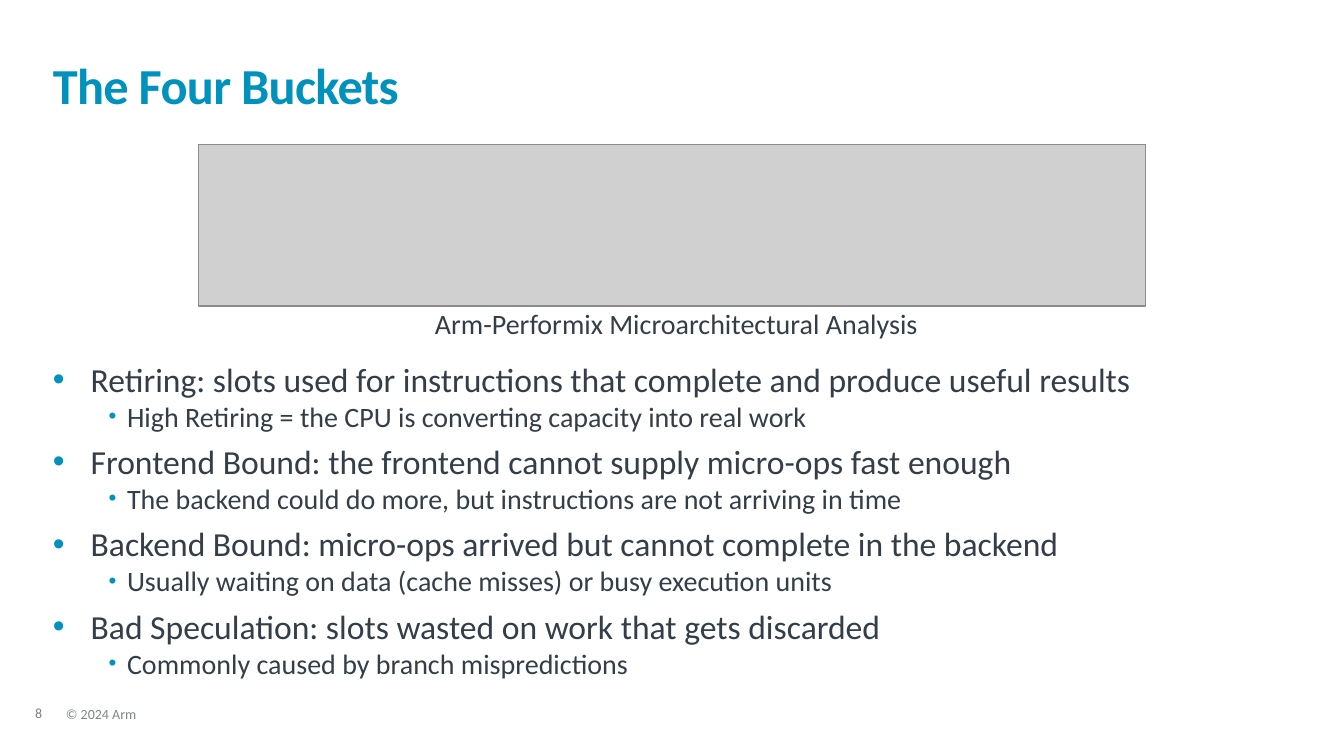
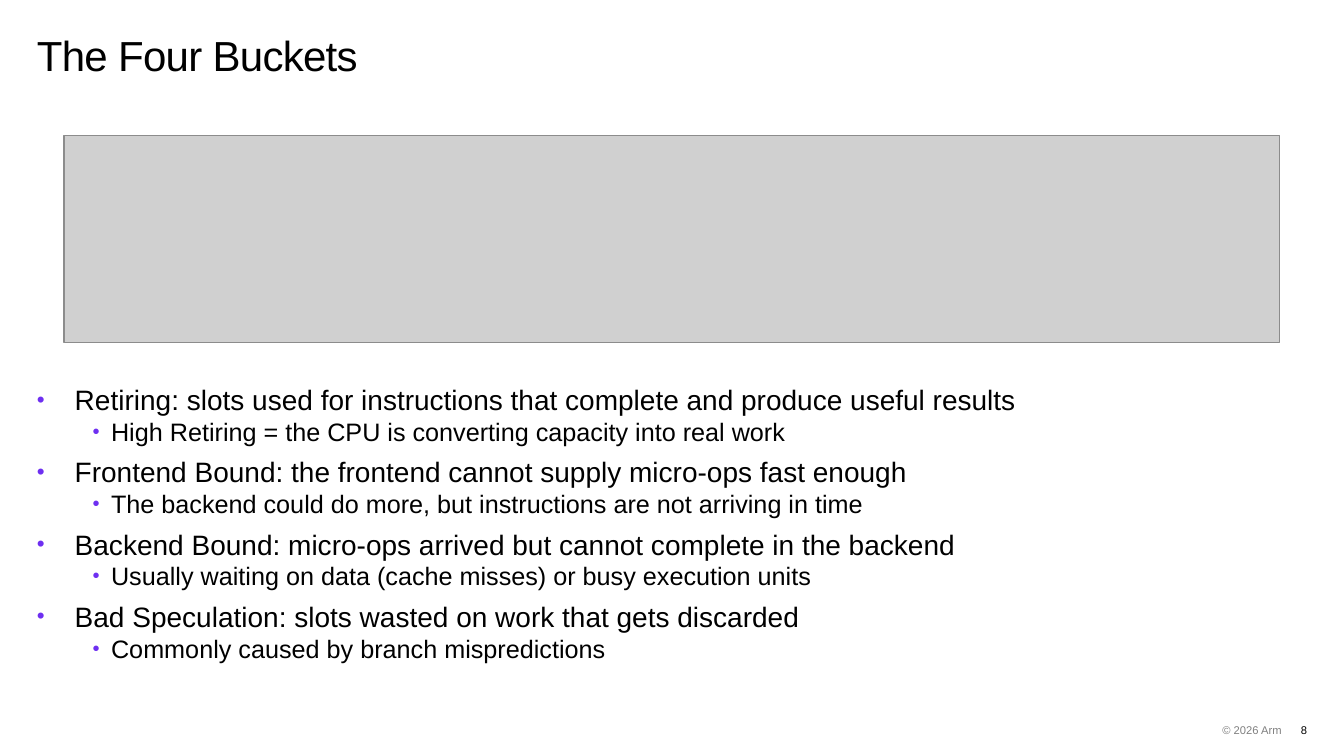
Before and after one commit to OliverGrainge/Arm-Total-Performance, a slide deck: slide 8 of slides.pptx. Drawn at 1344x756 pixels with LibreOffice and Linux fonts; fonts in the diff are those of the drawing; grey boxes stand for pictures; background and template pictures are left out. Boxes give left, top, right and bottom in pixels: in the first picture for what was removed or moved away, otherwise in the second. Text is boxed around its words. In the diff, an @@ line names an element or a change of style, - is before the commit and + after.

Commit message:
Updating slides with new 2026 format

```diff
--- a/slides.pptx
+++ b/slides.pptx
@@ title "The Four Buckets": place and size @@
-title "The Four Buckets" at <box>53,68,398,105</box>
+title "The Four Buckets" at <box>37,40,358,72</box>
@@ title "The Four Buckets" at <box>37,40,358,72</box>: size 36 to 30 pt, font Calibri to Arial, text colour #0091BD to #000000, bold off; vertical alignment middle to top @@
@@ picture: place and size @@
-picture at <box>199,145,1146,307</box>
+picture at <box>65,135,1280,342</box>
@@ text removed at <box>435,314,918,339</box> @@
-  Arm-Performix Microarchitectural Analysis
@@ text "Retiring: slots used for instructions ...": place and size @@
-text "Retiring: slots used for instructions ..." at <box>91,368,1130,679</box>
+text "Retiring: slots used for instructions ..." at <box>75,389,1016,663</box>
@@ text "Retiring: slots used for instructions ..." at <box>75,389,1016,663</box>: size 24 to 20 pt in "Retiring: slots used for instructions that complete ...", "Frontend Bound: the frontend cannot supply micro-ops ...", "Backend Bound: micro-ops arrived but cannot complete ...", "Bad Speculation: slots wasted on work that ..."; font Calibri to Arial, text colour #333E48 to #000000; size 20 to 18 pt in "High Retiring = the CPU is converting ...", "The backend could do more, but instructions ...", "Usually waiting on data (cache misses) or ...", "Commonly caused by branch mispredictions"; bullet colour #0091BD to #6E2FF1 @@
@@ text removed at <box>81,710,136,719</box> @@
-© 2024 Arm
@@ text added at <box>1234,726,1282,734</box>, 8 pt, text #000000 at 50% opacity @@
+© 2026 Arm
@@ page number: place and size @@
-page number at <box>35,708,42,718</box>
+page number at <box>1301,726,1307,734</box>
@@ page number at <box>1301,726,1307,734</box>: size 10 to 8 pt, font Calibri to Arial, text colour #7F7F7F to #000000; alignment left to right @@
```
Also in this commit, not shown: 24 other slides changed, 73 slides added.
